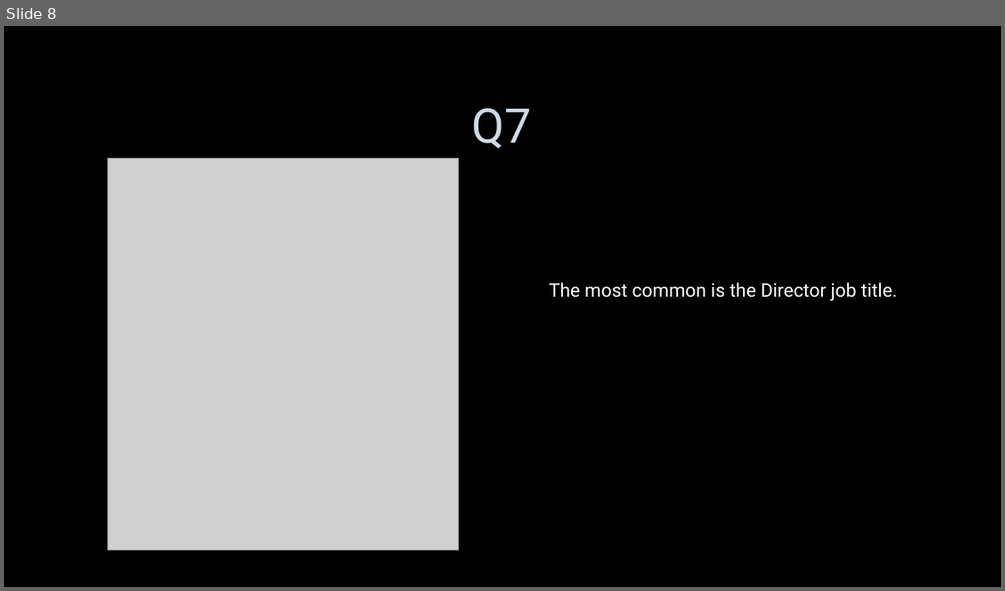
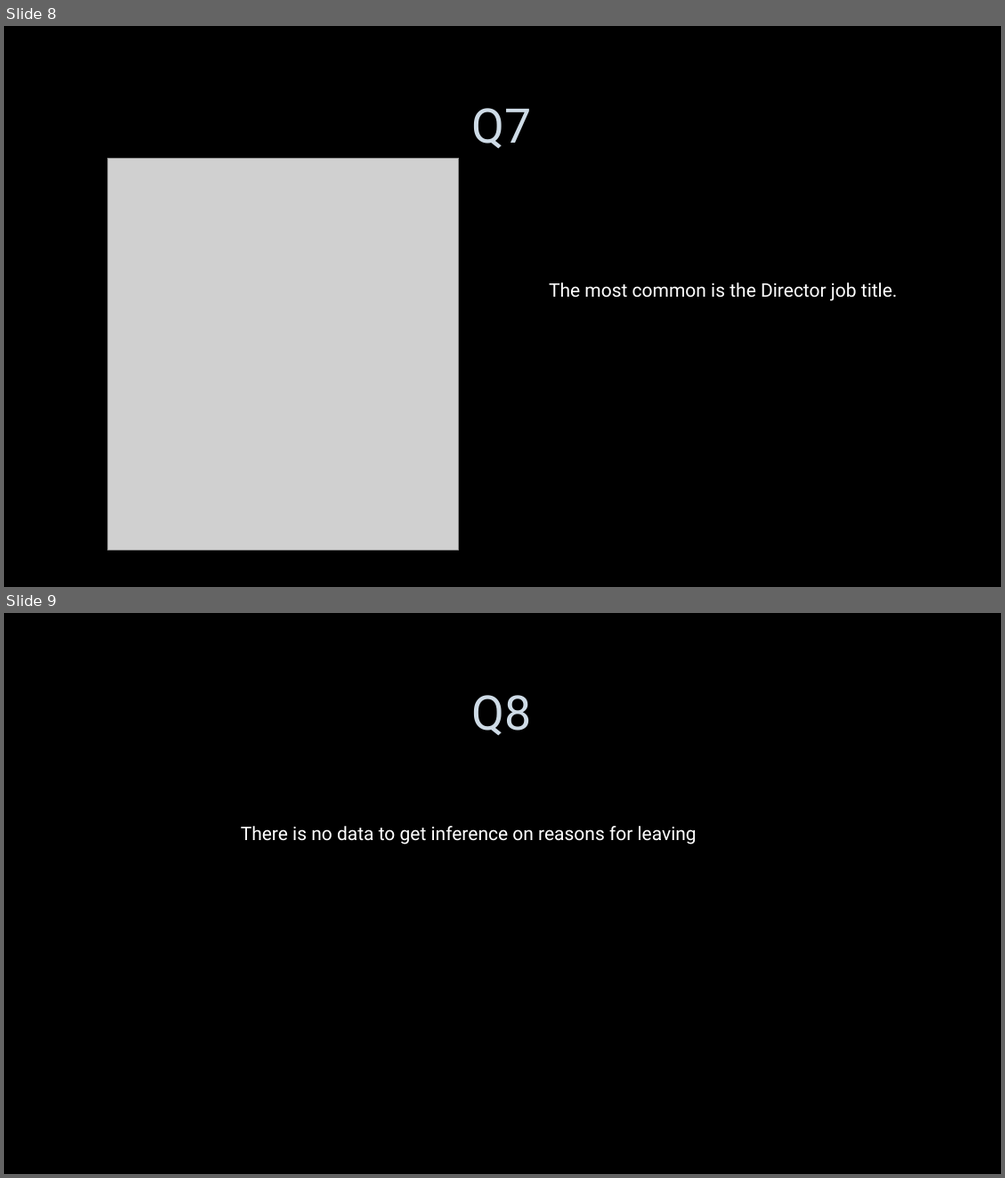
Before and after one commit to SharveshSubhashLV/AssessmentsLV, a slide deck: LVADSUSR187_SharveshSubhash.pptx. Shown one above the other, each under a label of ours: slide 8 before the commit, slides 8 and 9 after it. The pictures are 1005x591 and 1005x1178 pixels, drawn with LibreOffice and Linux fonts; fonts in the diff are those of the drawing; grey boxes stand for pictures; background and template pictures are left out. Boxes give left, top, right and bottom in pixels: in the first picture for what was removed or moved away, otherwise in the second. Text is boxed around its words. In the diff, an @@ line names an element or a change of style, - is before the commit and + after.

```diff
--- a/LVADSUSR187_SharveshSubhash.pptx
+++ b/LVADSUSR187_SharveshSubhash.pptx
@@ slide 9 added at box(4, 613, 1001, 1174), background picture (left out) @@
@@ title added at box(472, 695, 532, 736), 46 pt, text #CEDBE6 @@
+Q8
@@ text added at box(241, 826, 696, 844), 18 pt, text #FFFFFF @@
+There is no data to get inference on reasons for leaving
```
Also in this commit, not shown: 2 other slides added, 1 slide removed.
